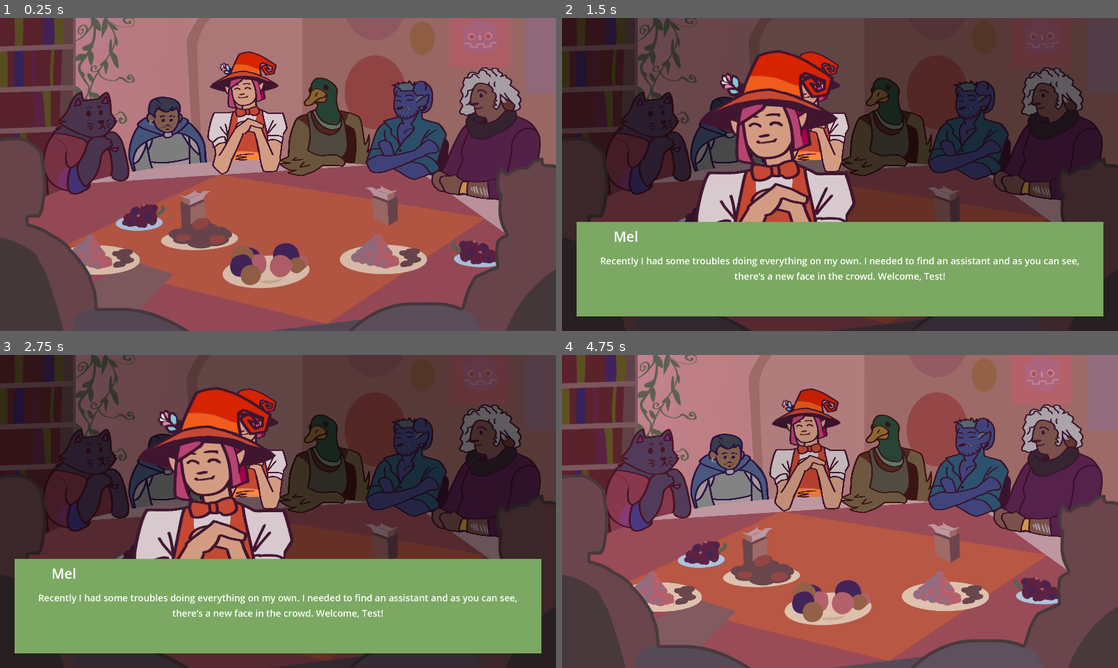
Above: before the commit, frames 1-4 (two rows, left to right).
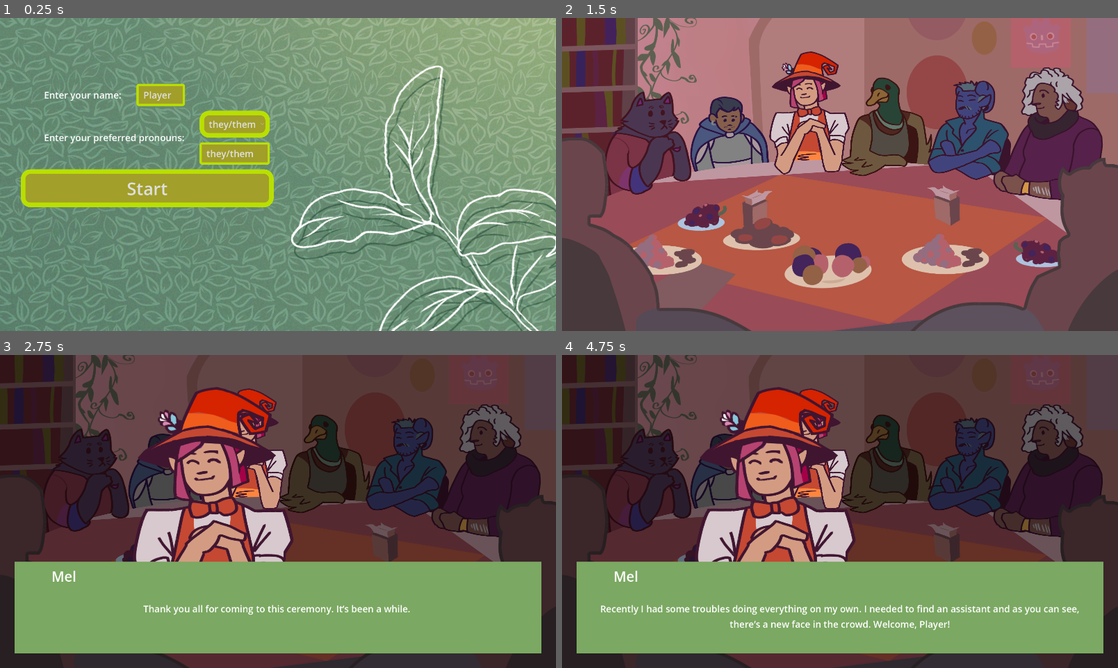
Above: after the commit, the same moments.

Repository: milana-94888u/tea-party
Game: Godot game, scene res://src/scenes/ui/main_menu.tscn
Two runs of this game, one before a commit and one after it. Both use one fixed random seed, a clock stepped at 60 frames per second and the inputs below. Before the commit the project starts from res://src/scenes/main/main.tscn.
Inputs (mouse positions are in pixels of both pictures, inside the frame that each line leads up to):
- Up to frame 1 (0.25 s): no input
- Up to frame 2 (1.5 s): click (795, 124) at 0.5 s, where only the run after the commit has a clickable "they/them"; click (706, 187) at 1.25 s, where only the run after the commit has a clickable "Start"
- Up to frame 3 (2.75 s): move the mouse to (400, 495) at 2.02 s
- Up to frame 4 (4.75 s): tap Enter at 2.75 s; move the mouse to (728, 527) at 2.77 s; click (840, 511) at 3.5 s; move the mouse to (895, 442) at 4.27 s

The runs differ from the first frame. In frame 1, 100% of the frame differs, in the area x 0-100%, y 0-100%; in frame 2, 98%; in frame 3, 2.5%; in frame 4, 98%.

Commit message:
add simple main menu

Diff:
--- a/project.godot
+++ b/project.godot
@@ -11,13 +11,14 @@
 [application]
 
 config/name="Tea Party"
-run/main_scene="res://src/scenes/main/main.tscn"
+run/main_scene="res://src/scenes/ui/main_menu.tscn"
 config/features=PackedStringArray("4.2", "GL Compatibility")
 config/icon="res://icon.svg"
 
 [autoload]
 
 SfxPlayer="*res://src/autoload/sfx_player.tscn"
+PlayerData="*res://src/autoload/player_data.gd"
 
 [display]
 
--- a/resources/main_theme.tres
+++ b/resources/main_theme.tres
@@ -90,6 +90,22 @@
 content_margin_right = 64.0
 content_margin_bottom = 8.0
 
+[sub_resource type="StyleBoxFlat" id="StyleBoxFlat_yfnw1"]
+bg_color = Color(0.635294, 0.619608, 0.164706, 1)
+border_width_left = 8
+border_width_top = 8
+border_width_right = 8
+border_width_bottom = 8
+border_color = Color(0.72549, 0.87451, 0, 1)
+corner_radius_top_left = 8
+corner_radius_top_right = 8
+corner_radius_bottom_right = 8
+corner_radius_bottom_left = 8
+expand_margin_left = 16.0
+expand_margin_top = 8.0
+expand_margin_right = 16.0
+expand_margin_bottom = 8.0
+
 [sub_resource type="StyleBoxFlat" id="StyleBoxFlat_q01gv"]
 bg_color = Color(0.483912, 0.660092, 0.384535, 1)
 
@@ -106,8 +122,10 @@
 HeaderLarge/styles/normal = SubResource("StyleBoxEmpty_61s6n")
 Label/constants/line_spacing = 8
 Label/styles/normal = SubResource("StyleBoxEmpty_1sjkp")
+LineEdit/styles/normal = SubResource("StyleBoxFlat_yfnw1")
 MarginContainer/constants/margin_bottom = 50
 MarginContainer/constants/margin_left = 50
 MarginContainer/constants/margin_right = 50
 MarginContainer/constants/margin_top = 50
 PanelContainer/styles/panel = SubResource("StyleBoxFlat_q01gv")
+VBoxContainer/constants/separation = 32
--- /dev/null
+++ b/src/autoload/player_data.gd
@@ -0,0 +1,26 @@
+extends Node
+
+
+@export var player_name: String
+@export var pronouns_nominative: String
+@export var pronouns_accusative: String
+
+
+func start_game(
+	player_name_: String,
+	pronouns_nominative_: String,
+	pronouns_accusative_: String
+) -> void:
+	player_name = player_name_
+	pronouns_nominative = pronouns_nominative_
+	pronouns_accusative = pronouns_accusative_
+
+
+func replace_placeholders(text: String) -> String:
+	return text.replace(
+		"*name*", player_name
+	).replace(
+		"*pron_nom*", pronouns_nominative
+	).replace(
+		"*pron_accus*", pronouns_accusative
+	)
--- a/src/scenes/ui/dialog_line.gd
+++ b/src/scenes/ui/dialog_line.gd
@@ -9,10 +9,6 @@
 @onready var sprite_front := %CharacterSpriteFront as Sprite2D
 @onready var title := %Title as Label
 @onready var line_text := %LineText as Label
-
-
-func replace_placeholders(text: String) -> String:
-	return text.replace("*name*", "Test")
 
 
 @export var dialog_line_data: DialogLineData:
@@ -29,7 +25,7 @@
 		sprite_back.texture = dialog_line_data.character.back_sprite_base
 		sprite_front.texture = dialog_line_data.character.front_sprite_base
 		title.text = dialog_line_data.character.name
-		line_text.text = replace_placeholders(dialog_line_data.text)
+		line_text.text = PlayerData.replace_placeholders(dialog_line_data.text)
 
 
 func _on_click_preventing_background_pressed() -> void:
--- /dev/null
+++ b/src/scenes/ui/main_menu.gd
@@ -0,0 +1,21 @@
+extends Control
+
+
+@onready var name_line := %NameLine as LineEdit
+@onready var pronouns_line := %PronounsLine as LineEdit
+@onready var pronouns_options := %PronounsOptions as OptionButton
+
+
+func _on_pronouns_options_item_selected(index: int) -> void:
+	if index < 3:
+		pronouns_line.text = pronouns_options.get_item_text(index)
+		pronouns_line.editable = false
+	else:
+		pronouns_line.text = ""
+		pronouns_line.editable = true
+
+
+func _on_start_button_pressed() -> void:
+	var pronouns := pronouns_line.text.split("/")
+	PlayerData.start_game(name_line.text, pronouns[0], pronouns[1])
+	get_tree().change_scene_to_file("res://src/scenes/main/main.tscn")
--- a/src/scenes/ui/main_menu.tscn
+++ b/src/scenes/ui/main_menu.tscn
@@ -1,4 +1,7 @@
-[gd_scene format=3 uid="uid://hmfwv4scr6lq"]
+[gd_scene load_steps=3 format=3 uid="uid://hmfwv4scr6lq"]
+
+[ext_resource type="Texture2D" uid="uid://cmxgtl0uwjyme" path="res://assets/main_menu_background.png" id="1_iuohf"]
+[ext_resource type="Script" path="res://src/scenes/ui/main_menu.gd" id="1_ygnp3"]
 
 [node name="MainMenu" type="Control"]
 layout_mode = 3
@@ -7,3 +10,70 @@
 anchor_bottom = 1.0
 grow_horizontal = 2
 grow_vertical = 2
+script = ExtResource("1_ygnp3")
+
+[node name="TextureRect" type="TextureRect" parent="."]
+layout_mode = 0
+offset_right = 40.0
+offset_bottom = 40.0
+texture = ExtResource("1_iuohf")
+metadata/_edit_lock_ = true
+
+[node name="VBoxContainer" type="VBoxContainer" parent="."]
+layout_mode = 0
+offset_left = 88.0
+offset_top = 235.0
+offset_right = 929.0
+offset_bottom = 697.0
+
+[node name="HBoxContainer" type="HBoxContainer" parent="VBoxContainer"]
+layout_mode = 2
+
+[node name="Label" type="Label" parent="VBoxContainer/HBoxContainer"]
+layout_mode = 2
+text = "Enter your name:"
+
+[node name="NameLine" type="LineEdit" parent="VBoxContainer/HBoxContainer"]
+unique_name_in_owner = true
+layout_mode = 2
+text = "Player"
+placeholder_text = "name"
+
+[node name="HBoxContainer2" type="HBoxContainer" parent="VBoxContainer"]
+layout_mode = 2
+
+[node name="Label" type="Label" parent="VBoxContainer/HBoxContainer2"]
+layout_mode = 2
+text = "Enter your preferred pronouns:"
+
+[node name="VBoxContainer" type="VBoxContainer" parent="VBoxContainer/HBoxContainer2"]
+layout_mode = 2
+
+[node name="PronounsOptions" type="OptionButton" parent="VBoxContainer/HBoxContainer2/VBoxContainer"]
+unique_name_in_owner = true
+layout_mode = 2
+item_count = 4
+selected = 2
+popup/item_0/text = "she/her"
+popup/item_0/id = 0
+popup/item_1/text = "he/him"
+popup/item_1/id = 1
+popup/item_2/text = "they/them"
+popup/item_2/id = 2
+popup/item_3/text = "custom"
+popup/item_3/id = 3
+
+[node name="PronounsLine" type="LineEdit" parent="VBoxContainer/HBoxContainer2/VBoxContainer"]
+unique_name_in_owner = true
+layout_mode = 2
+text = "they/them"
+placeholder_text = "pronouns"
+
+[node name="StartButton" type="Button" parent="VBoxContainer"]
+unique_name_in_owner = true
+layout_mode = 2
+mouse_default_cursor_shape = 2
+text = "Start"
+
+[connection signal="item_selected" from="VBoxContainer/HBoxContainer2/VBoxContainer/PronounsOptions" to="." method="_on_pronouns_options_item_selected"]
+[connection signal="pressed" from="VBoxContainer/StartButton" to="." method="_on_start_button_pressed"]
Not shown: 1 places in resources/main_theme.tres that only renumber resources
